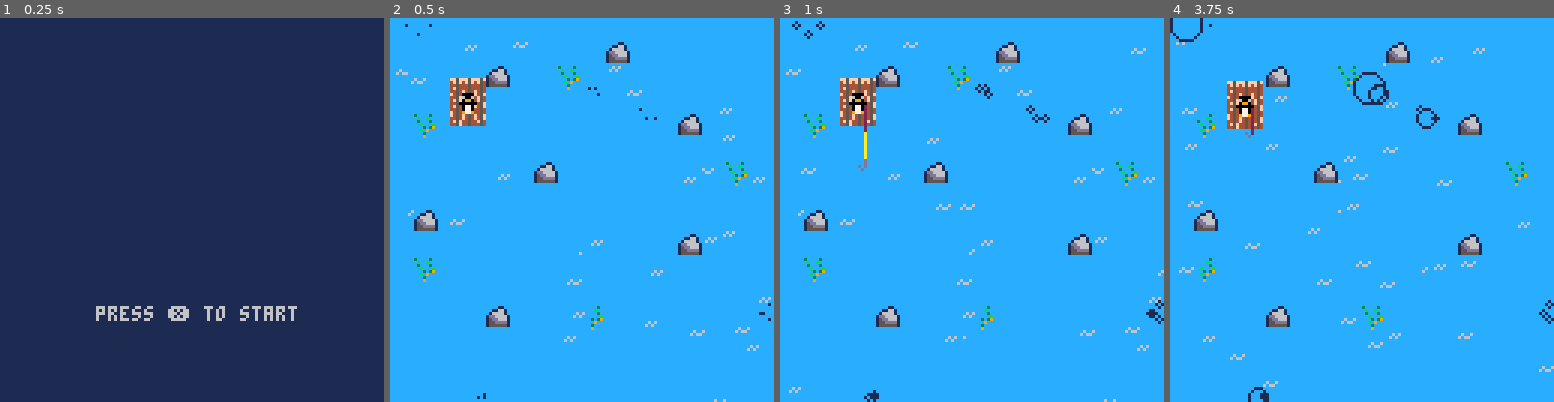
Above: before the commit, frames 1-4 (left to right).
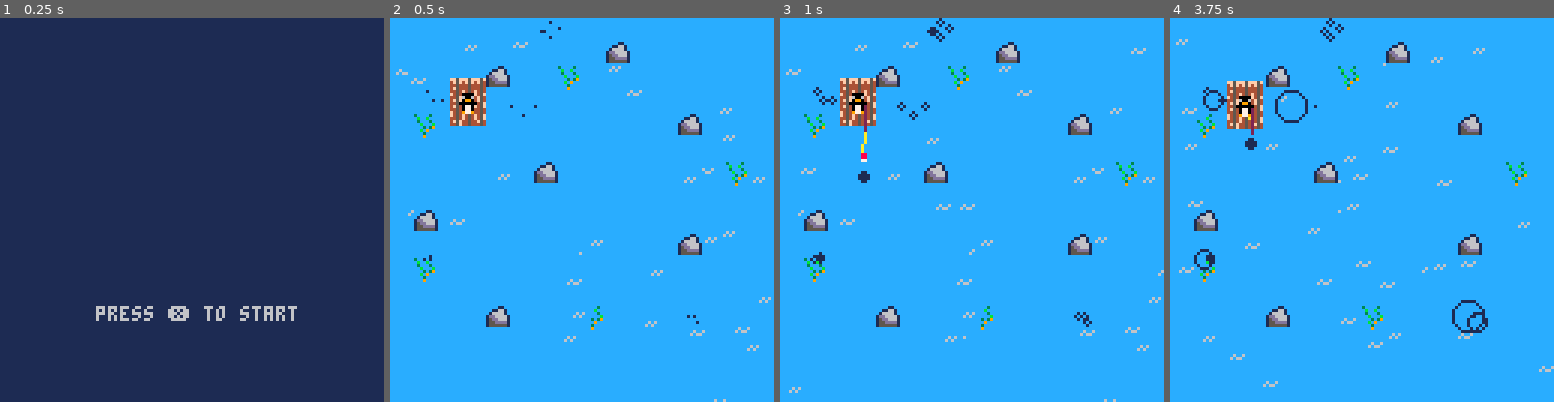
Above: after the commit, the same moments.

Repository: camirmas/carts
Game: PICO-8 cartridge projects/jam.p8
The game is run twice, just before and just after one commit, with the same random seed, the same clock (stepped at 60 frames per second) and the same inputs.
Inputs:
- Up to frame 1 (0.25 s): no input
- Up to frame 2 (0.5 s): tap X (X key) at 0.33 s
- Up to frame 3 (1 s): tap O (Z key) at 0.7 s
- Up to frame 4 (3.75 s): tap X (X key) at 1.07, 1.85, 2.97 s; hold Right 1.6-2.1 s; tap O (Z key) every 0.4 s from 1.7 to 3.7 s; hold Up 2.15-2.42 s; hold Right 2.47-3.03 s; hold Left 3.08-3.58 s; hold Down from 3.63 s (still down)

Frame 1 is identical in both runs. In frame 2, 0.2% of the frame differs, in the area x 3-100%, y 0-100%; in frame 3, 1.0%; in frame 4, 1.6%, in the area x 0-100%, y 0-100%.

Commit message:
Fix fishing lure hitbox and casting mechanics

Diff:
--- a/projects/jam.p8
+++ b/projects/jam.p8
@@ -24,6 +24,20 @@
 waves = {}
 objects = {}
 
+-- map regions
+regions = {
+	start = 0,
+	island = 1,
+	ice = 2,
+	junk = 3
+}
+
+function draw_hitbox(obj)
+	if debug_hitbox then
+		rect(obj.x + obj.hitbox.x, obj.y + obj.hitbox.y, obj.x + obj.hitbox.x + obj.hitbox.w, obj.y + obj.hitbox.y + obj.hitbox.h, 11)
+	end
+end
+
 function gauss_rng()
     local sum = 0
     for i=1,12 do
@@ -34,15 +48,21 @@
 
 function create_fishing_spots()
 	for i=1,n_fishing_spots do
+		x = flr(rnd(128))
+		y = flr(rnd(128))
+
 		local spot = {
-			x = flr(rnd(128)),
-			y = flr(rnd(128)),
+			x = x,
+			y = y,
+			hitbox = {x=-8, y=-8, w=16, h=16},
 			lifetime = rnd(30 * 20), -- sec @ 30fps
 			t = 0, -- time alive
 			bubbles = {},
 
 			update = function(self)
-				if (self.t >= self.lifetime) del(self.bubbles, self)
+				self.t = self.t + 1
+
+				if (self.t >= self.lifetime) del(fishing_spots, self)
 
 				for bubble in all(self.bubbles) do
 					bubble:update()
@@ -53,6 +73,8 @@
 				for bubble in all(self.bubbles) do
 					bubble:draw()
 				end
+
+				draw_hitbox(self)
 			end
 		}
 		local n_bubbles = max(3, flr(rnd(6)))
@@ -143,80 +165,98 @@
 end
 
 function create_hook(start, dir)
+	-- debug = "x: " .. dir.x .. ", y: " .. dir.y
+
+	-- basic offsets for cast
+	local xo = 0
+	local yo = 0
+	if (dir.x ~= 0) yo = 1
+	if (dir.x == -1) xo = xo - 1
+	if (dir.y == -1) yo = yo - 1
+	xo = dir.y * -1
+
 	local hook = {
 		start = start,
-		x = start.x,
-		y = start.y,
+		x = start.x + xo,
+		y = start.y + yo,
+		hitbox = {x=0, y=0, w=2, h=3},
 		dir = dir,
 		z = 15,
 		k = k_hook,
 		splash = nil,
+		in_spot = false,
 
 		update = function(self)
 			local z = self.z - g
 
 			if z >= 0 then
+				-- apply physics
+
 				self.z = z
 				self.x = self.x + 1.5 * self.dir.x
 				self.y = self.y + 1.5 * self.dir.y
 
+				-- apply user control for rod
+
 				local dx = 0
 				local dy = 0
 
-				if btn(k_left) then
-					dx = -1
-				end
-				if btn(k_right) then
-					dx = 1
-				end
-				if btn(k_down) then
-					dy = 1
-				end
-				if btn(k_up) then
-					dy = -1
-				end
+				if (btn(k_left)) dx = -1
+				if (btn(k_right)) dx = 1
+				if (btn(k_down)) dy = 1
+				if (btn(k_up)) dy = -1
 
 				if (self.dir.x ~= dx) self.x = self.x + dx
 				if (self.dir.y ~= dy) self.y = self.y + dy
+
+				-- check if within a fishing spot
+
+				for spot in all(fishing_spots) do
+					if self:collide(spot, 0, 0) then
+						self.in_spot = true
+					end
+				end
 			else
 				if self.splash == nil then
 					self.splash = create_splash(self.x, self.y)
 				else
 					self.splash:update()
 				end
-
-				-- check fishing
 			end
 		end,
 
 		draw = function(self)
 			-- draw fishing line
-			line(self.start.x, self.start.y, self.x, self.y, 10)
-
-			local xo, yo
-			if self.dir.x == 1 then
-				xo = -3
-				yo = -2
-			elseif self.dir.x == -1 then
-				xo = -4
-				yo = -2
+			local y = self.y
+			if self.z > 0 then
+				y = y - self.z / 2
+			end
+
+			if self.splash == nil then
+				-- draw shadow
+				spr(27, self.x - 3, self.y)
 			else
-				xo = -4
-				yo = -4
-			end
-
-
-			if self.splash == nil then
-				-- draw hook
-				spr(self.k, self.x + xo, self.y + yo, 1, 1, self.dir.x == 1, self.dir.y == -1)
-			else
-				-- draw shadow
-				spr(12, self.x + xo, self.y + yo)
-
-				-- draw splash
-				if (self.splash ~= nil) self.splash:draw()
-			end
-		end
+				self.splash:draw()
+			end
+
+			line(self.start.x, self.start.y, self.x, y, 10)
+
+			-- draw hook
+			spr(self.k, self.x, y, 1, 1)
+
+			-- draw hitbox (debug)
+			draw_hitbox(self)
+		end,
+
+        collide = function(self, other, dx, dy)
+            if other.x+other.hitbox.x+other.hitbox.w > self.x+self.hitbox.x+dx and
+                other.y+other.hitbox.y+other.hitbox.h > self.y+self.hitbox.y+dy and
+                other.x+other.hitbox.x < self.x+self.hitbox.x+self.hitbox.w+dx and
+                other.y+other.hitbox.y < self.y+self.hitbox.y+self.hitbox.h+dy then
+                return other
+            end
+            return nil
+        end,
 	}
 
 	return hook
@@ -388,9 +428,7 @@
 
 
 			-- draw hitbox (debug)
-			if debug_hitbox then
-				rect(self.x, self.y, self.x + self.hitbox.w, self.y + self.hitbox.h, 11)
-			end
+			draw_hitbox(self)
         end,
 
         collide = function(self, other, dx, dy)
@@ -418,9 +456,8 @@
         draw = function(self)
             spr(self.k, self.x, self.y)
 
-			if debug_hitbox then
-				rect(self.x, self.y, self.x + self.hitbox.w, self.y + self.hitbox.h, 11)
-			end
+			-- draw hitbox (debug)
+			draw_hitbox(self)
         end
     }
 end
Not shown, changed: 17 lines of the sprite sheet (__gfx__) section of projects/jam.p8
